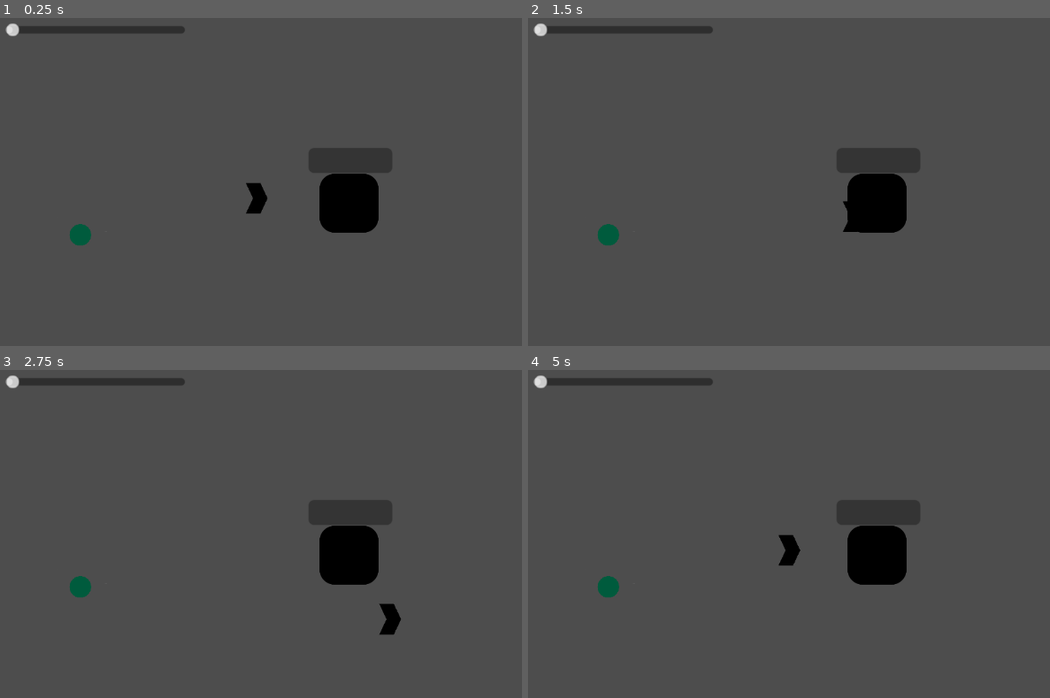
Above: before the commit, frames 1-4 (two rows, left to right).
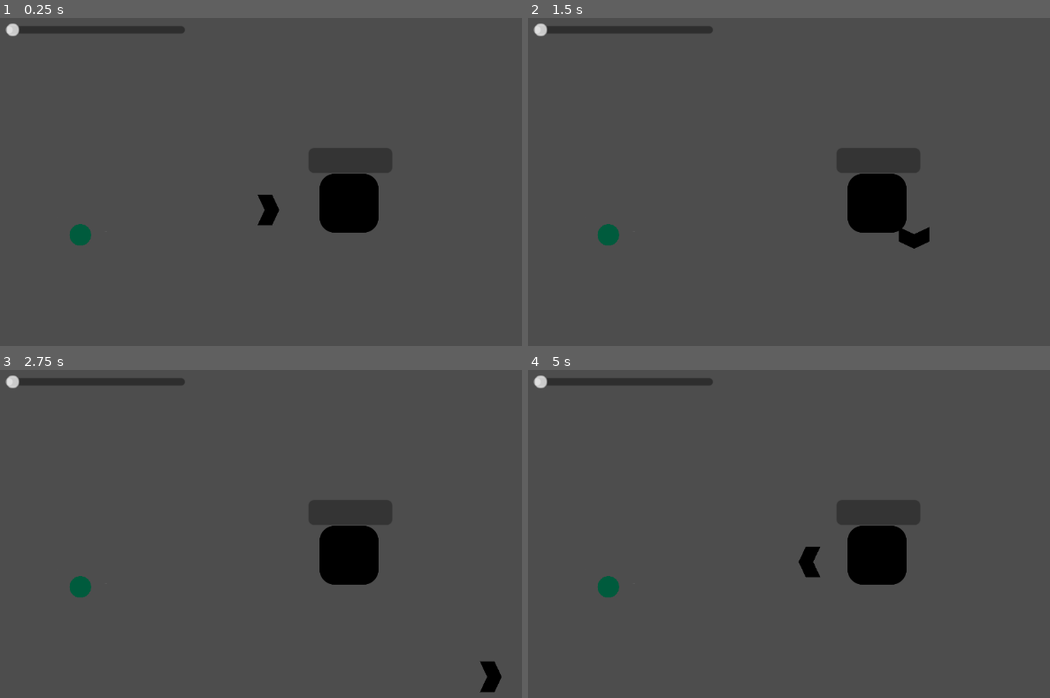
Above: after the commit, the same moments.

Repository: GamerKT4/j-ust-a-nyth-in-g
Game: Godot game, scene res://Scenes/main.tscn
Same seed, same stepped clock (60 frames per second), same inputs: the game is played once before the commit and once after it.
Inputs:
- Up to frame 1 (0.25 s): no input
- Up to frame 2 (1.5 s): tap Enter at 0.5 s; hold D (move_right) 0.53-1.28 s; hold S (move_down) from 1.28 s (still down)
- Up to frame 3 (2.75 s): release S (move_down) at 2.03 s; hold D (move_right) from 2.03 s (still down)
- Up to frame 4 (5 s): release D (move_right) at 2.78 s; hold W (move_up) 2.78-3.53 s; hold A (move_left) from 3.53 s (still down)

The runs differ from the first frame. In frame 1, 0.5% of the frame differs, in the area x 47-54%, y 50-64%; in frame 2, 0.3%; in frame 3, 0.5%, in the area x 72-97%, y 71-99%; in frame 4, 0.5%.

Commit message:
Made player rotate with movement
Snappy movement with rotation of both sprite and collision shape in 8 directions, and I think we need only 8 direction movement for now.

Diff:
--- a/Scenes/main.tscn
+++ b/Scenes/main.tscn
@@ -98,7 +98,7 @@
 
 [node name="main_character" parent="." unique_id=1664641800 instance=ExtResource("5_kry3j")]
 z_index = 5
-position = Vector2(430, 316)
+position = Vector2(449, 335.00003)
 scale = Vector2(0.2, 0.2)
 
 [connection signal="game_over_triggered" from="World/house" to="." method="_on_house_game_over_triggered"]
--- a/Scripts/main_character.gd
+++ b/Scripts/main_character.gd
@@ -1,10 +1,10 @@
 extends CharacterBody2D
 
-var direction: Vector2 = Vector2.ZERO
+var last_direction: Vector2 = Vector2.ZERO
 var player_speed = Variables.player_speed
 
 func _process(delta):
-
+	var direction: Vector2 = Vector2.ZERO
 	#getting direction
 	direction.x = Input.get_axis("move_left", "move_right")
 	direction.y = Input.get_axis("move_up", "move_down")
@@ -12,3 +12,7 @@
 	velocity = direction * player_speed
 
 	move_and_slide()
+
+	if direction.length() > 0:
+		var last_direction = direction.normalized()
+		rotation = last_direction.angle()
--- a/Scripts/variables.gd
+++ b/Scripts/variables.gd
@@ -1,7 +1,7 @@
 extends Node
 
 # Player & House
-var player_speed: float = 150.0
+var player_speed: float = 250
 var house_health: float = 500.0
 
 # Bug Settings
